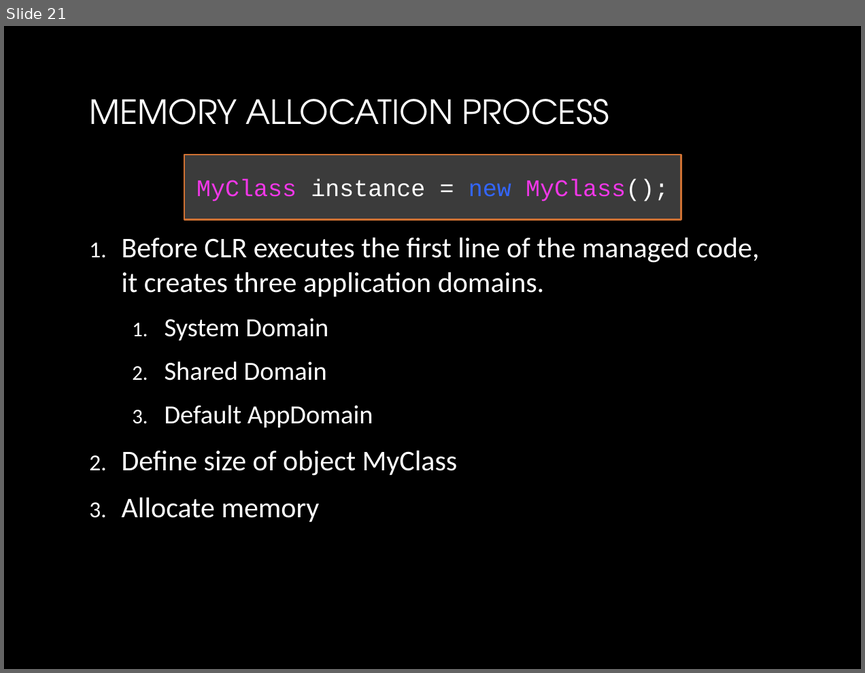
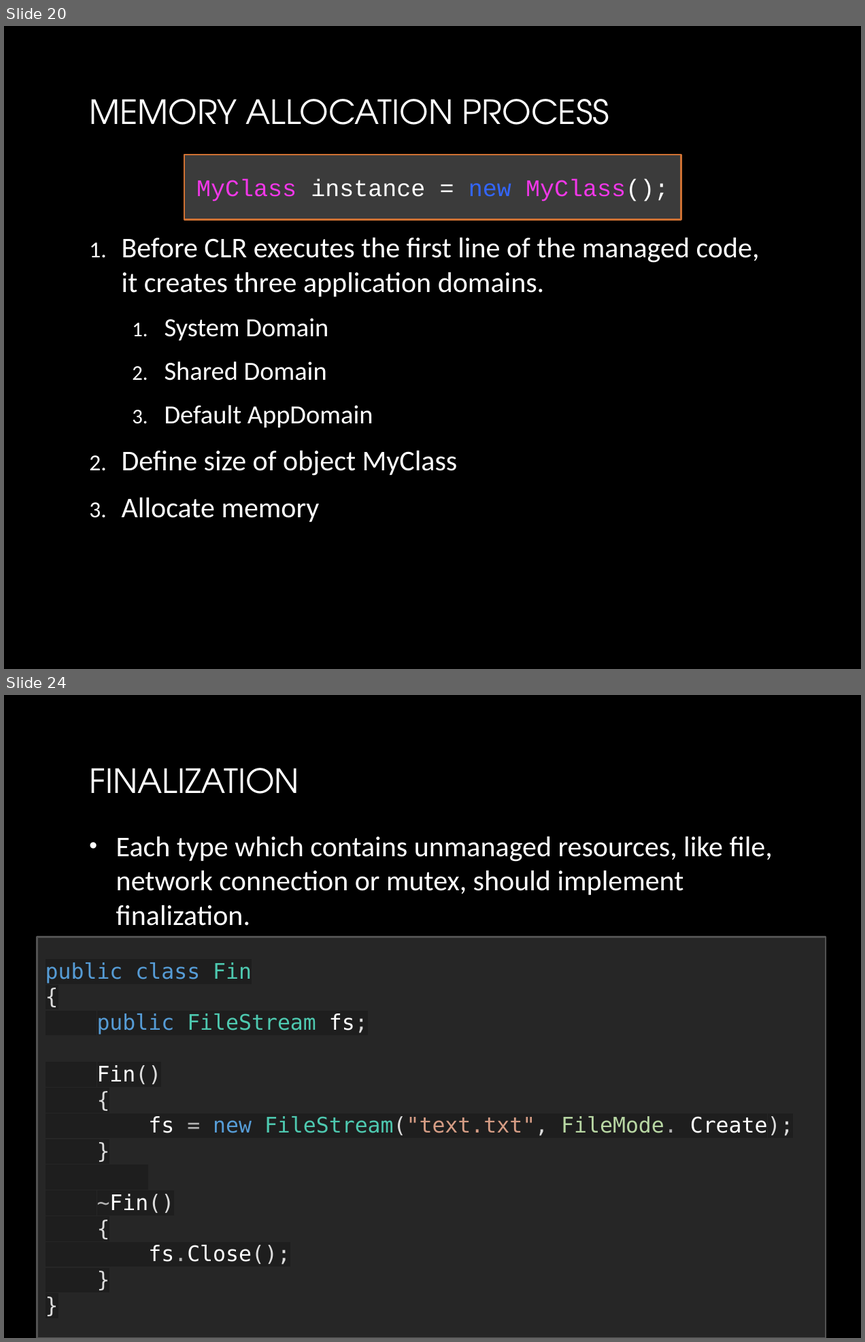
Before and after one commit to yuriyshapovalov/slides, a slide deck: ppt/Garbage collection in dotnet.pptx. Shown one above the other, each under a label of ours: slide 21 before the commit, slides 20 and 24 after it; the slides between them are not shown. The pictures are 865x673 and 865x1342 pixels, drawn with LibreOffice and Linux fonts; fonts in the diff are those of the drawing; background and template pictures are left out. Boxes give left, top, right and bottom in pixels: in the first picture for what was removed or moved away, otherwise in the second. Text is boxed around its words. In the diff, an @@ line names an element or a change of style, - is before the commit and + after.

```diff
--- a/ppt/Garbage collection in dotnet.pptx
+++ b/ppt/Garbage collection in dotnet.pptx
@@ slide 24 added at bbox=[4, 695, 861, 1338], background picture (left out) @@
@@ title added at bbox=[89, 768, 299, 794], 28 pt, text gradient #FFFFFF to #BFBFBF @@
+FINALIZATION
@@ text added at bbox=[116, 836, 772, 926], 24 pt, text gradient #FFFFFF to #BFBFBF @@
+• Each type which contains unmanaged resources, like file, network connection or mutex, should implement finalization.
@@ rectangle added at bbox=[37, 936, 825, 1338], fill #262626, outline #525252 1.5 pt, 18 pt, text #4EC9B0 @@
+public class Fin
+{
+public FileStream fs;
+Fin()
+{
+fs = new FileStream("text.txt", FileMode. Create);
+}
+~Fin()
+{
+fs.Close();
+}
+}
@@ what was slide 21 is now slide 20 @@
```
Also in this commit, not shown: 2 slides changed, 18 other slides added, 3 slides removed, 1 other file.
